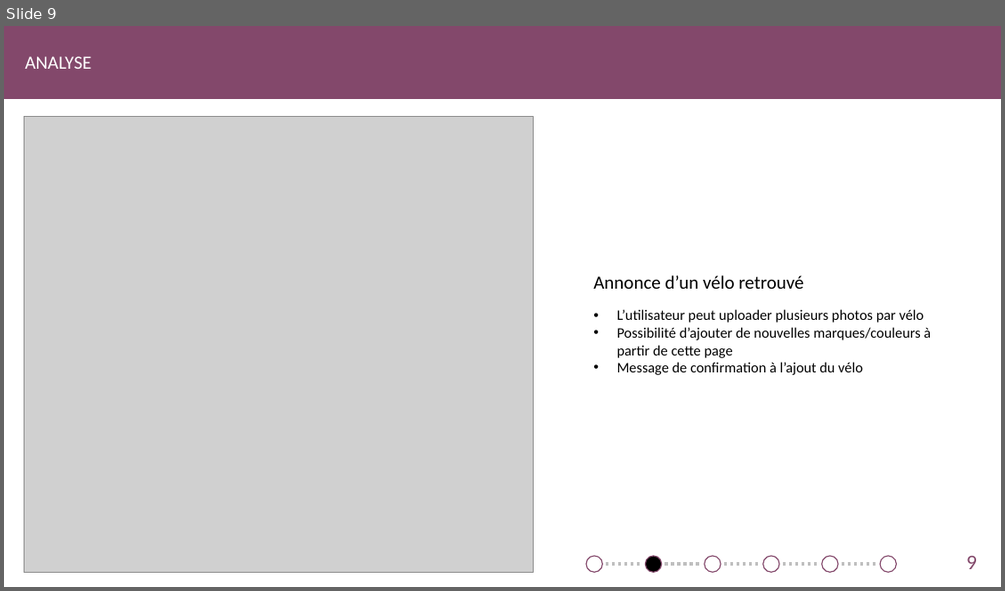
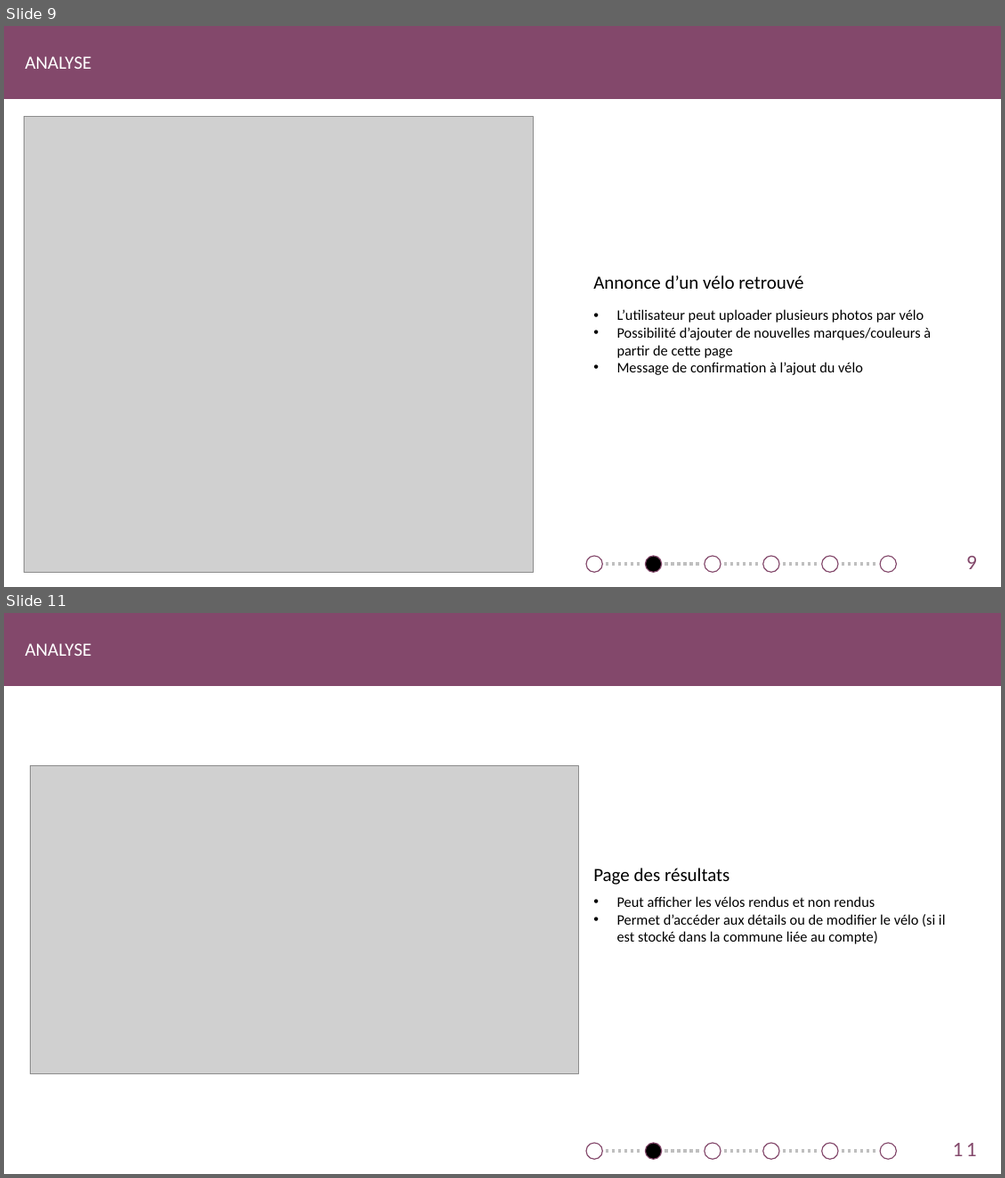
Before and after one commit to SweetDjsnow/TPI_GitHub, a slide deck: Documentation/Found Your Bike.pptx. Shown one above the other, each under a label of ours: slide 9 before the commit, slides 9 and 11 after it; the slides between them are not shown. The pictures are 1005x591 and 1005x1178 pixels, drawn with LibreOffice and Linux fonts; fonts in the diff are those of the drawing; grey boxes stand for pictures. Boxes give left, top, right and bottom in pixels: in the first picture for what was removed or moved away, otherwise in the second. Text is boxed around its words. In the diff, an @@ line names an element or a change of style, - is before the commit and + after.

```diff
--- a/Documentation/Found Your Bike.pptx
+++ b/Documentation/Found Your Bike.pptx
@@ slide 11 added at <box>4,613,1001,1174</box>, background #FFFFFF @@
@@ rectangle added at <box>4,613,1001,686</box>, fill #83486B, outline #83486B 1 pt @@
@@ text added at <box>25,643,92,656</box>, 18 pt, text #FFFFFF @@
+ANALYSE
@@ picture added at <box>30,765,579,1074</box> @@
@@ text added at <box>593,868,729,884</box>, 18 pt, text #000000 @@
+Page des résultats
@@ text added at <box>617,896,945,944</box>, 14 pt, text #000000 @@
+• Peut afficher les vélos rendus et non rendus
+• Permet d’accéder aux détails ou de modifier le vélo (si il est stocké dans la commune liée au compte)
@@ ellipse added at <box>587,1143,603,1159</box>, fill #FFFFFF, outline #83486B 1 pt @@
@@ ellipse added at <box>646,1143,662,1159</box>, fill #000000, outline #83486B 1 pt @@
@@ ellipse added at <box>704,1143,721,1159</box>, fill #FFFFFF, outline #83486B 1 pt @@
@@ ellipse added at <box>763,1143,779,1159</box>, fill #FFFFFF, outline #83486B 1 pt @@
@@ ellipse added at <box>822,1143,839,1159</box>, fill #FFFFFF, outline #83486B 1 pt @@
@@ ellipse added at <box>881,1143,897,1159</box>, fill #FFFFFF, outline #83486B 1 pt @@
@@ page number added at <box>953,1143,977,1156</box>, 20 pt, text #83486B @@
+11
@@ line added from (606, 1151) to (642, 1151), #BFBFBF 3 pt dashed @@
@@ line added from (665, 1151) to (701, 1151), #BFBFBF 3 pt dashed @@
@@ line added from (724, 1151) to (760, 1151), #BFBFBF 3 pt dashed @@
@@ line added from (783, 1151) to (818, 1151), #BFBFBF 3 pt dashed @@
@@ line added from (841, 1151) to (877, 1151), #BFBFBF 3 pt dashed @@
```
Also in this commit, not shown: 2 slides changed, 2 other slides added, 6 other files.
